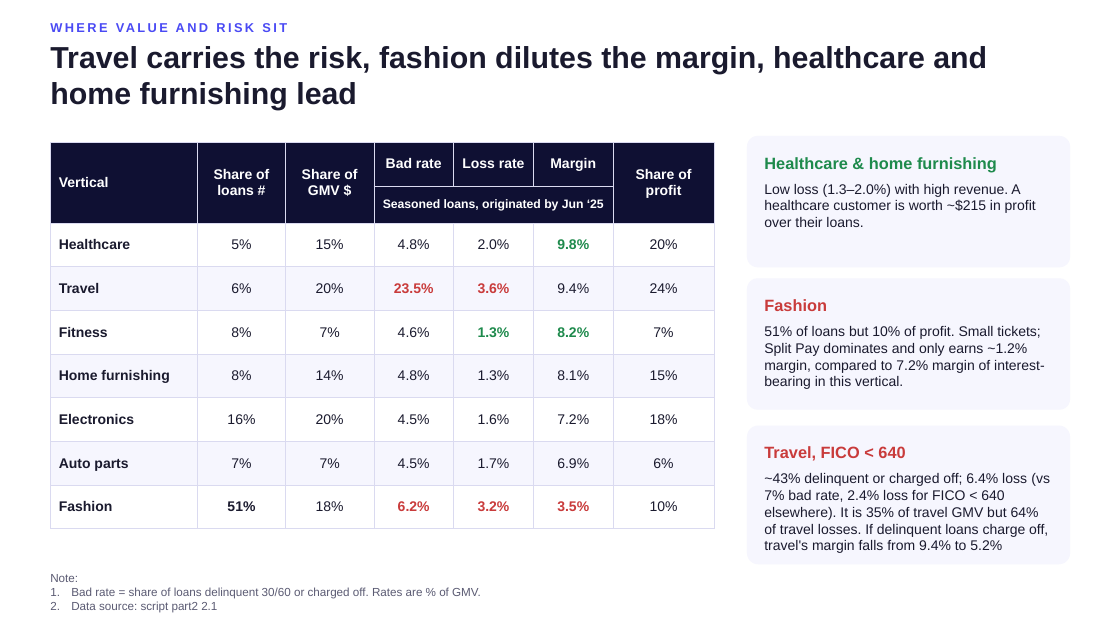
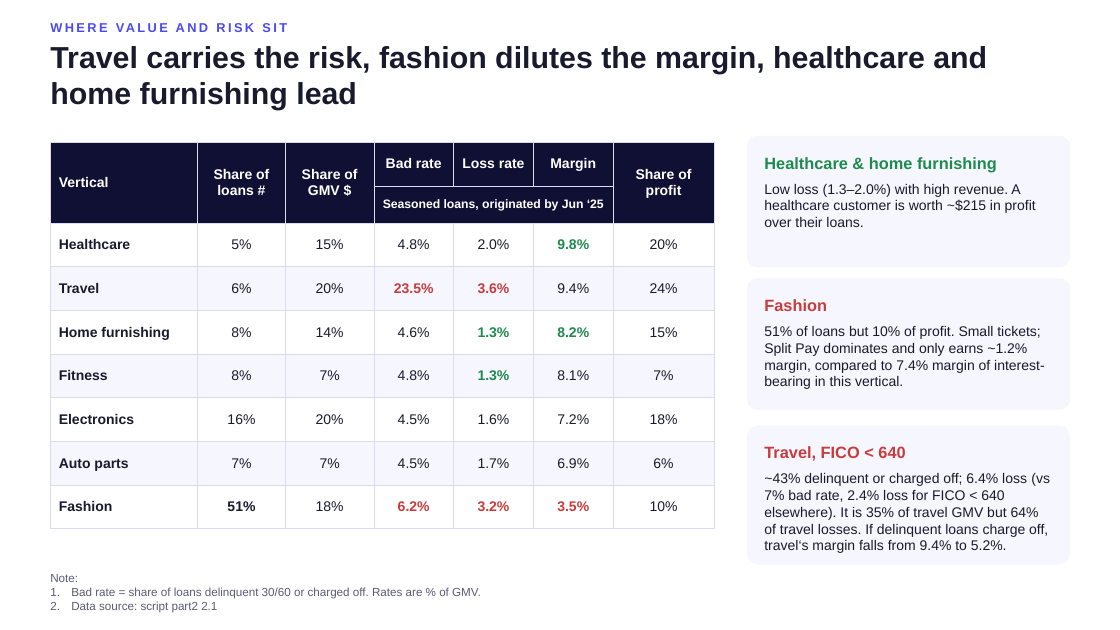
Before and after one commit to BrittanyZ919/Affirm-take-home-assignment, a slide deck: slide 3 of deck/portfolio_recommendation.pptx. Drawn at 1120x630 pixels with LibreOffice and Linux fonts; fonts in the diff are those of the drawing. Boxes give left, top, right and bottom in pixels: in the first picture for what was removed or moved away, otherwise in the second. Text is boxed around its words. In the diff, an @@ line names an element or a change of style, - is before the commit and + after.

```diff
--- a/deck/portfolio_recommendation.pptx
+++ b/deck/portfolio_recommendation.pptx
@@ table at (50, 142, 714, 528) @@
-row 5: Fitness | 8% | 7% | 4.6% | 1.3% | 8.2% | 7%
+row 5: Home furnishing | 8% | 14% | 4.6% | 1.3% | 8.2% | 15%
-row 6: Home furnishing | 8% | 14% | 4.8% | 1.3% | 8.1% | 15%
+row 6: Fitness | 8% | 7% | 4.8% | 1.3% | 8.1% | 7%
@@ text colour #1A1A2E to #1E8A4C, bold on in "1.3%" @@
@@ text at (764, 326, 1044, 389): text changed @@
-51% of loans but 10% of profit. Small tickets; Split Pay dominates and only earns ~1.2% margin, compared to 7.2% margin of interest-bearing in this vertical.
+51% of loans but 10% of profit. Small tickets; Split Pay dominates and only earns ~1.2% margin, compared to 7.4% margin of interest-bearing in this vertical.
@@ text at (764, 473, 1050, 553): text changed @@
-~43% delinquent or charged off; 6.4% loss (vs 7% bad rate, 2.4% loss for FICO < 640 elsewhere). It is 35% of travel GMV but 64% of travel losses. If delinquent loans charge off, travel's margin falls from 9.4% to 5.2%
+~43% delinquent or charged off; 6.4% loss (vs 7% bad rate, 2.4% loss for FICO < 640 elsewhere). It is 35% of travel GMV but 64% of travel losses. If delinquent loans charge off, travel‘s margin falls from 9.4% to 5.2%.
```
Also in this commit, not shown: 5 other slides changed.
